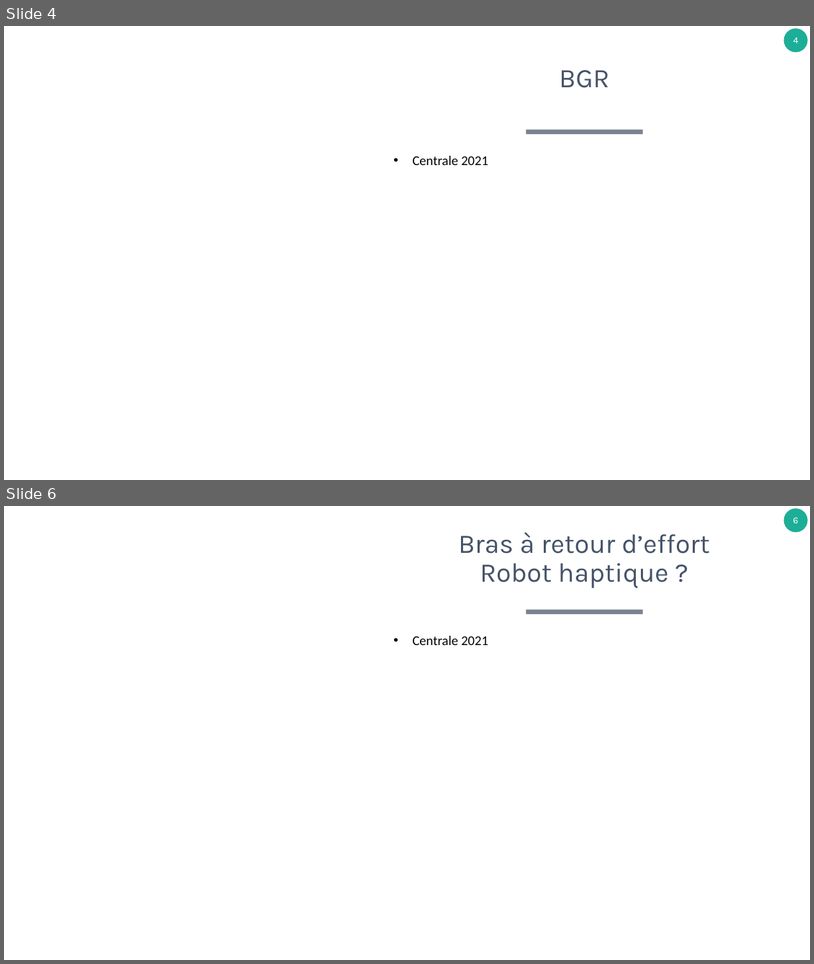
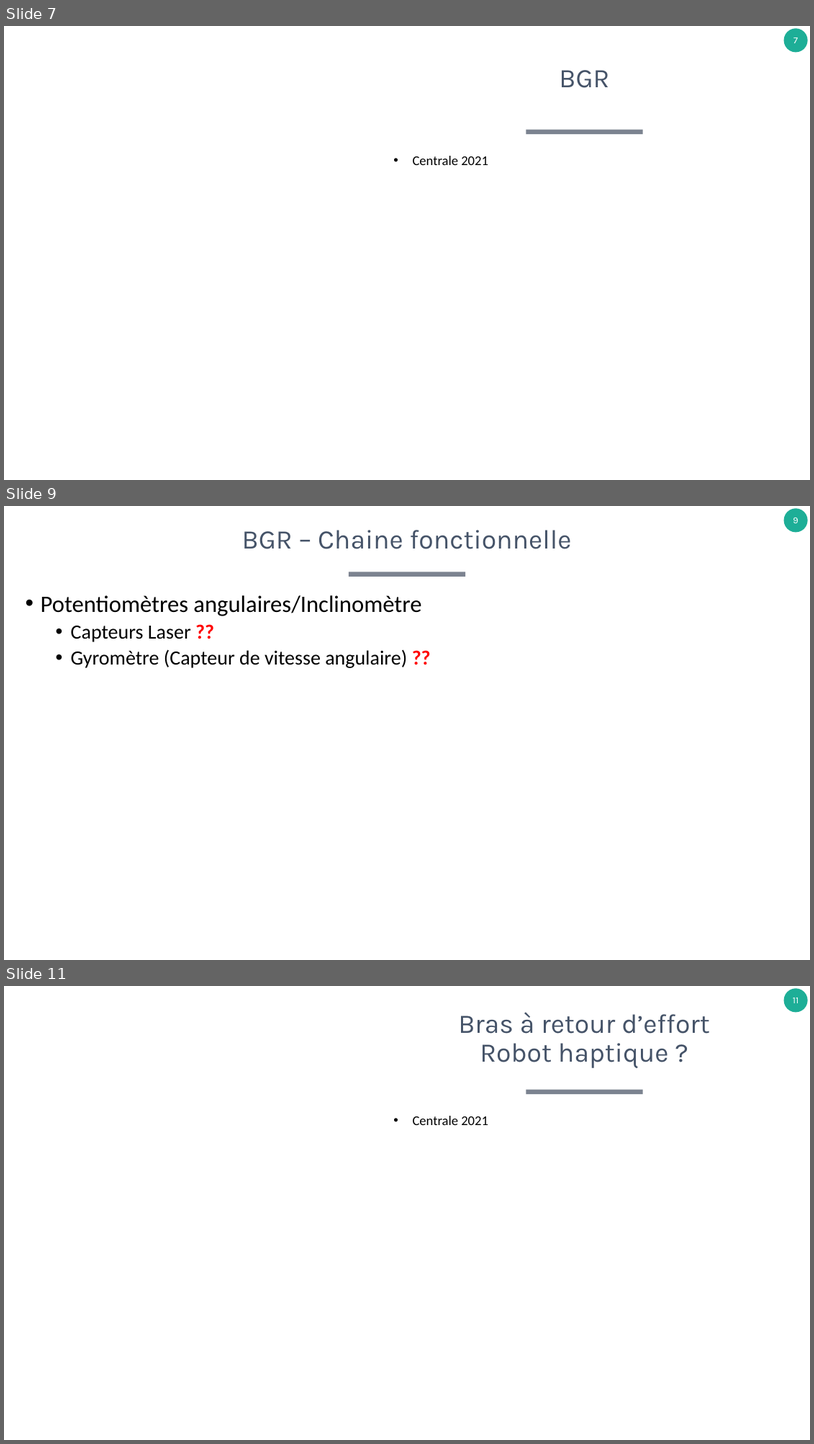
Before and after one commit to xpessoles/TP_Concours, a slide deck: B_Fiches_Protocoles/FichesSystemes.pptx. Shown one above the other, each under a label of ours: slides 4 and 6 before the commit, slides 7, 9 and 11 after it; the slides between them are not shown. The pictures are 814x964 and 814x1444 pixels, drawn with LibreOffice and Linux fonts; fonts in the diff are those of the drawing. Boxes give left, top, right and bottom in pixels: in the first picture for what was removed or moved away, otherwise in the second. Text is boxed around its words. In the diff, an @@ line names an element or a change of style, - is before the commit and + after.

```diff
--- a/B_Fiches_Protocoles/FichesSystemes.pptx
+++ b/B_Fiches_Protocoles/FichesSystemes.pptx
@@ slide 9 added at bbox=[4, 506, 810, 960], background #FFFFFF; not listed: 1 template element that a slide beside it also shows @@
@@ title added at bbox=[242, 530, 572, 549], 32 pt, text #455368 @@
+BGR – Chaine fonctionnelle
@@ rectangle added at bbox=[349, 572, 466, 577], fill #7C8390 @@
@@ text added at bbox=[41, 595, 422, 668], 24 pt, text #000000 @@
+• Potentiomètres angulaires/Inclinomètre
+  • Capteurs Laser ??
+  • Gyromètre (Capteur de vitesse angulaire) ??
@@ what was slide 4 is now slide 7 @@
@@ page number at bbox=[794, 38, 798, 43]: text changed @@
-4
+7
@@ what was slide 6 is now slide 11 @@
@@ page number at bbox=[793, 998, 799, 1003]: text changed @@
-6
+11
```
Also in this commit, not shown: 10 other slides added, 3 slides removed.
